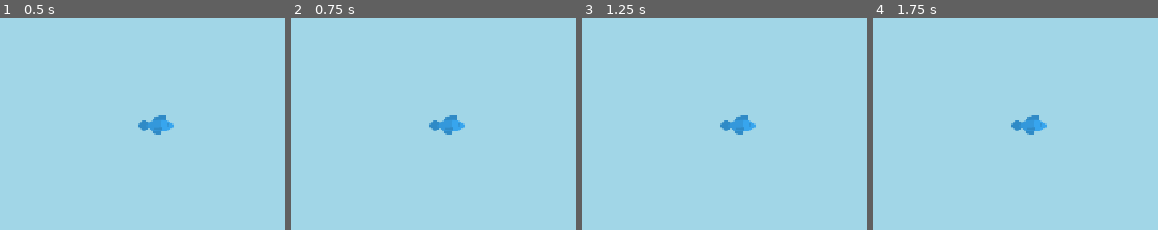
Above: before the commit, frames 1-4 (left to right).
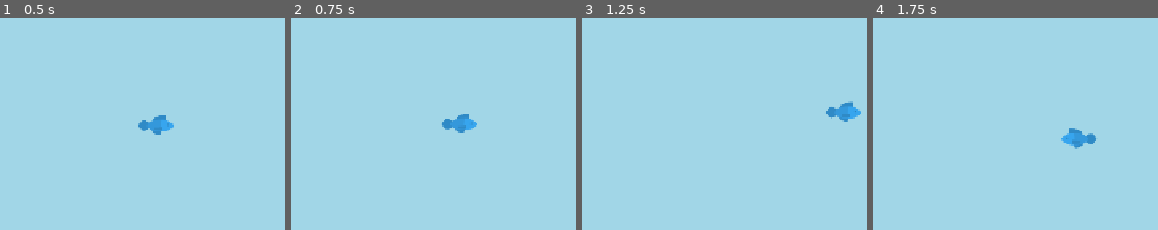
Above: after the commit, the same moments.

Repository: xsyt9527/111
Game: Godot game, scene res://scenes/Main.tscn
Two runs of this game, one before a commit and one after it. Both use one fixed random seed, a clock stepped at 60 frames per second and the inputs below.
Inputs (mouse positions are in pixels of both pictures, inside the frame that each line leads up to):
- Up to frame 1 (0.5 s): no input
- Up to frame 2 (0.75 s): tap Enter at 0.5 s; move the mouse to (outside the picture) at 0.52 s; click (outside the picture) at 0.67 s
- Up to frame 3 (1.25 s): no input
- Up to frame 4 (1.75 s): drag from (outside the picture) to (989, 215) at 1.27 s

Frame 1 is identical in both runs. In frame 2, 0.8% of the frame differs, in the area x 48-66%, y 45-56%; in frame 3, 1.4%; in frame 4, 1.4%, in the area x 48-79%, y 45-62%.

Commit message:
feat(TASK-001): step-04 平滑游动与朝向翻转；记录检查点证据

Diff:
--- a/docs/development_tasks/TASK-001_yu_liudong/LEARNING_STATE.json
+++ b/docs/development_tasks/TASK-001_yu_liudong/LEARNING_STATE.json
@@ -6,13 +6,21 @@
     "场景即蓝图（复用视角）",
     "主场景 run/main_scene",
     "InputEvent 事件对象与 _unhandled_input",
-    "InputEventScreenDrag（触摸拖动事件；引擎无 ScreenMotion 类型）"
+    "InputEventScreenDrag（触摸拖动事件；引擎无 ScreenMotion 类型）",
+    "move_toward + delta（帧率无关平滑移动）"
   ],
   "concepts_explained_by_student": [],
-  "editor_operations_completed": [],
-  "verification_completed": [],
+  "editor_operations_completed": [
+    "打开 scenes/Yu.tscn 检查节点树与检查器 Yidong Sudu",
+    "打开 scenes/Main.tscn 查看节点树"
+  ],
+  "verification_completed": [
+    "F5 运行并按住拖动，观察 Output 面板 mubiao_dian 坐标随指针更新"
+  ],
   "integration_contract_understood": null,
-  "student_questions": [],
+  "student_questions": [
+    "Main.tscn 里的 Haodi 节点是什么？"
+  ],
   "unresolved_concepts": [],
   "assistance_level": "full",
   "evidence": [
@@ -23,6 +31,30 @@
       "summary": "学生在两个输入归属方案中明确选定方案 A（Main 接收输入、写入 Yu 公开属性 mubiao_dian，Yu 保持纯移动蓝图）",
       "understanding_level": "recognized",
       "observed_at": "2026-10-21T02:40:00Z"
+    },
+    {
+      "evidence_type": "editor_operation",
+      "step_id": "step-01",
+      "checkpoint_id": "godot-inspection",
+      "summary": "学生在检查器读到 Yidong Sudu = 300，确认 @export 变量出现在检查器中",
+      "understanding_level": "recognized",
+      "observed_at": "2026-10-21T07:50:00Z"
+    },
+    {
+      "evidence_type": "scene_tree_inspection",
+      "step_id": "step-02",
+      "checkpoint_id": "godot-inspection",
+      "summary": "学生查看 Main.tscn 节点树并提问 Haodi 节点身份（AI 说明其为海床背景 Sprite2D 后学生未再追问）",
+      "understanding_level": "recognized",
+      "observed_at": "2026-10-21T07:50:00Z"
+    },
+    {
+      "evidence_type": "result_interpretation",
+      "step_id": "step-03",
+      "checkpoint_id": "godot-inspection",
+      "summary": "学生报告 F5 拖动时 mubiao_dian 数字跟随变化但鱼不移动，正确区分了事件接收与移动实现两层",
+      "understanding_level": "recognized",
+      "observed_at": "2026-10-21T07:50:00Z"
     }
   ]
 }
--- a/docs/development_tasks/TASK-001_yu_liudong/TASK_STATE.json
+++ b/docs/development_tasks/TASK-001_yu_liudong/TASK_STATE.json
@@ -2,12 +2,12 @@
   "task_id": "TASK-001",
   "task_spec_version": 2,
   "approval_status": "approved",
-  "delivery_status": "in_progress",
+  "delivery_status": "implemented",
   "learning_status": "in_progress",
   "handoff_status": "not_started",
-  "current_step": "step-03",
-  "current_checkpoint": "godot-inspection",
-  "next_action": "等待学生在编辑器完成 godot-inspection 检查并回报观察（Yu.tscn 节点树、Yidong Sudu=300、main.gd 两个输入事件分工、Main.tscn 中 Yu 为实例、F5 拖动时 Output 坐标变化），随后实现 step-04",
+  "current_step": "step-04",
+  "current_checkpoint": "verification-handoff",
+  "next_action": "等待学生完成 verification-handoff 检查点：F5 按住拖动观察平滑跟随、松手停止、检查器改 yidong_sudu=100 观察变慢、左右往返观察鱼头翻转；学生回报后做最终验证（范围检查、评审、交接文档）",
   "implementation_baseline": {
     "captured_at": "2026-10-21T07:30:36.057532Z",
     "commit": "42b04948cb9c6b5b90d5f9518832a5d95f4e9c1c",
@@ -60,7 +60,7 @@
       "step_id": "step-03",
       "implementation_status": "implemented",
       "verification_status": "automated_checks_passed",
-      "participation_status": "pending",
+      "participation_status": "completed",
       "changed_files": [
         "scripts/main.gd",
         "scripts/yu.gd"
@@ -70,6 +70,20 @@
         "--headless --quit-after 10 exit 0"
       ],
       "next_action": "等待学生在编辑器完成 godot-inspection 检查；手动验证 F5 按住拖动时 Output 面板 mubiao_dian 坐标更新、松手停止"
+    },
+    {
+      "step_id": "step-04",
+      "implementation_status": "implemented",
+      "verification_status": "automated_checks_passed",
+      "participation_status": "pending",
+      "changed_files": [
+        "scripts/yu.gd"
+      ],
+      "check_results": [
+        "--headless --import exit 0",
+        "--headless --quit-after 10 exit 0"
+      ],
+      "next_action": "verification-handoff 检查点：学生 F5 亲测四条行为"
     }
   ],
   "approval_record": {
--- a/scenes/Main.tscn
+++ b/scenes/Main.tscn
@@ -1,16 +1,18 @@
-[gd_scene load_steps=4 format=3]
+[gd_scene format=3 uid="uid://bowawgrtd5p8v"]
 
-[ext_resource type="Script" path="res://scripts/main.gd" id="1_main"]
-[ext_resource type="Texture2D" path="res://assets/sucai/kenney_fish/PNG/Default/background_terrain.png" id="2_haodi"]
+[ext_resource type="Script" uid="uid://dm0ffvkk7jrik" path="res://scripts/main.gd" id="1_main"]
+[ext_resource type="Texture2D" uid="uid://b83bkk62ctmr2" path="res://assets/sucai/kenney_fish/PNG/Default/background_terrain.png" id="2_haodi"]
 [ext_resource type="PackedScene" path="res://scenes/Yu.tscn" id="3_yu"]
 
-[node name="Main" type="Node2D"]
+[node name="Main" type="Node2D" unique_id=1332066333]
 script = ExtResource("1_main")
 
-[node name="Haodi" type="Sprite2D" parent="."]
+[node name="Haodi" type="Sprite2D" parent="." unique_id=1956245500]
 position = Vector2(640, 360)
 scale = Vector2(20, 11.25)
 texture = ExtResource("2_haodi")
 
-[node name="Yu" parent="." instance=ExtResource("3_yu")]
+[node name="Yu" parent="." unique_id=546248040 instance=ExtResource("3_yu")]
 position = Vector2(640, 360)
+
+[editable path="Yu"]
--- a/scripts/yu.gd
+++ b/scripts/yu.gd
@@ -4,8 +4,20 @@
 
 @export var yidong_sudu := 300.0  # 移动速度，像素/秒
 
+const TINGZHI_JULI := 5.0  # 到达判定距离（像素）：离目标点这么近就算到了
+
 var mubiao_dian: Vector2  # 游动目标点（世界坐标），由 Main 写入
 
 
 func _ready() -> void:
 	mubiao_dian = position  # 开局原地不动
+
+
+func _process(delta: float) -> void:
+	# 已经到达目标点：原地不动
+	if position.distance_to(mubiao_dian) <= TINGZHI_JULI:
+		return
+	# 朝目标点前进：速度 × delta 保证不同帧率下游速一致
+	position = position.move_toward(mubiao_dian, yidong_sudu * delta)
+	# 鱼头朝向游动方向（贴图默认朝右，目标在左侧时水平翻转）
+	$Sprite2D.flip_h = mubiao_dian.x < position.x
